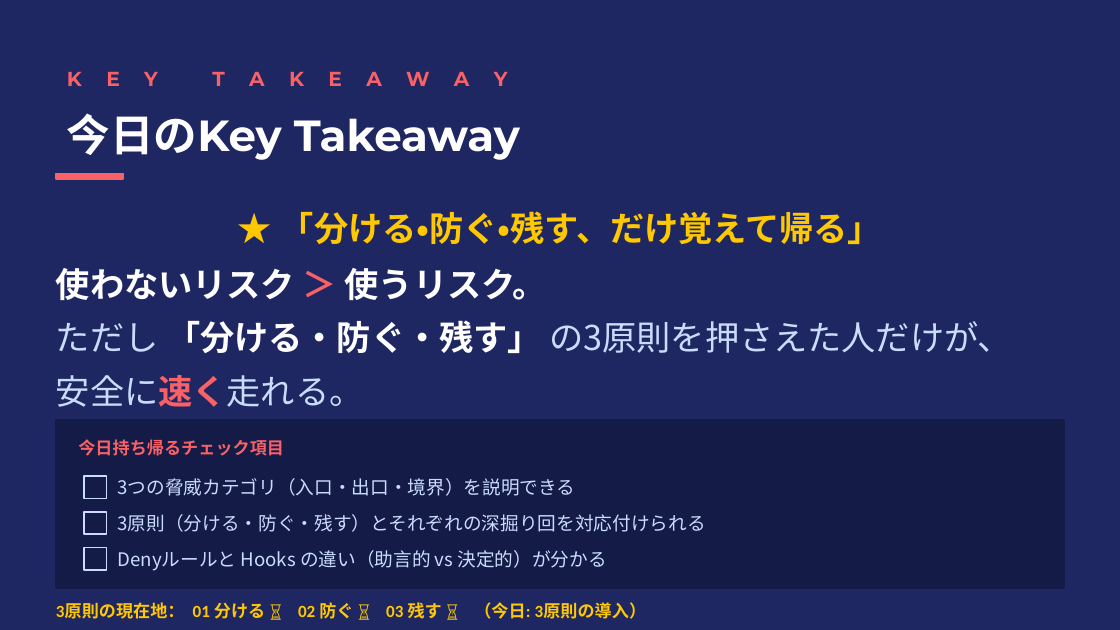
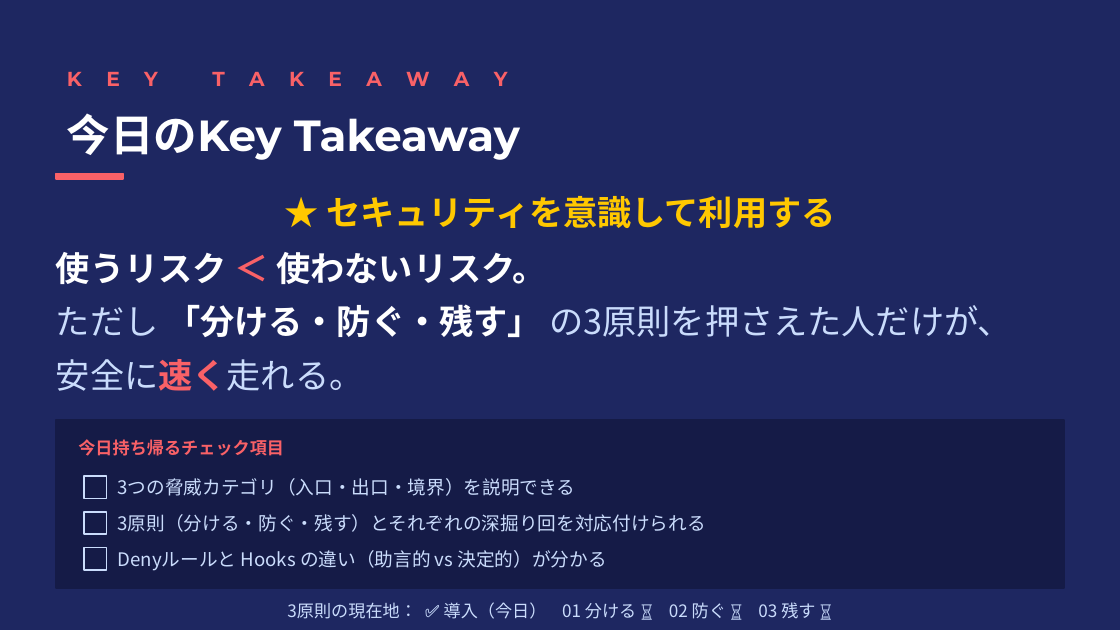
Before and after one commit to ktsuchida11/ClaudeWorkshop, a slide deck: slide 11 of session1/session1_full.pptx. Drawn at 1120x630 pixels with LibreOffice and Linux fonts; fonts in the diff are those of the drawing. Boxes give left, top, right and bottom in pixels: in the first picture for what was removed or moved away, otherwise in the second. Text is boxed around its words. In the diff, an @@ line names an element or a change of style, - is before the commit and + after.

```diff
--- a/session1/session1_full.pptx
+++ b/session1/session1_full.pptx
@@ text at [56,196,835,284]: text changed @@
-★ 「分ける・防ぐ・残す、だけ覚えて帰る」
-使わないリスク ＞ 使うリスク。
+★ セキュリティを意識して利用する
+使うリスク ＜ 使わないリスク。
@@ text "★ セキュリティを意識して利用する": place and size @@
-text "★ セキュリティを意識して利用する" at [56,211,1012,407]
+text "★ セキュリティを意識して利用する" at [56,196,1012,391]
@@ text at [287,602,815,619]: text changed; font Calibri to Noto Sans CJK JP; text colour #FFC800 to #CADCFC; bold off @@
-3原則の現在地： 01 分ける ⏳ 02 防ぐ ⏳ 03 残す ⏳ （今日: 3原則の導入）
+3原則の現在地： ✅ 導入（今日） 01 分ける ⏳ 02 防ぐ ⏳ 03 残す ⏳
```
Also in this commit, not shown: 14 other slides changed.
